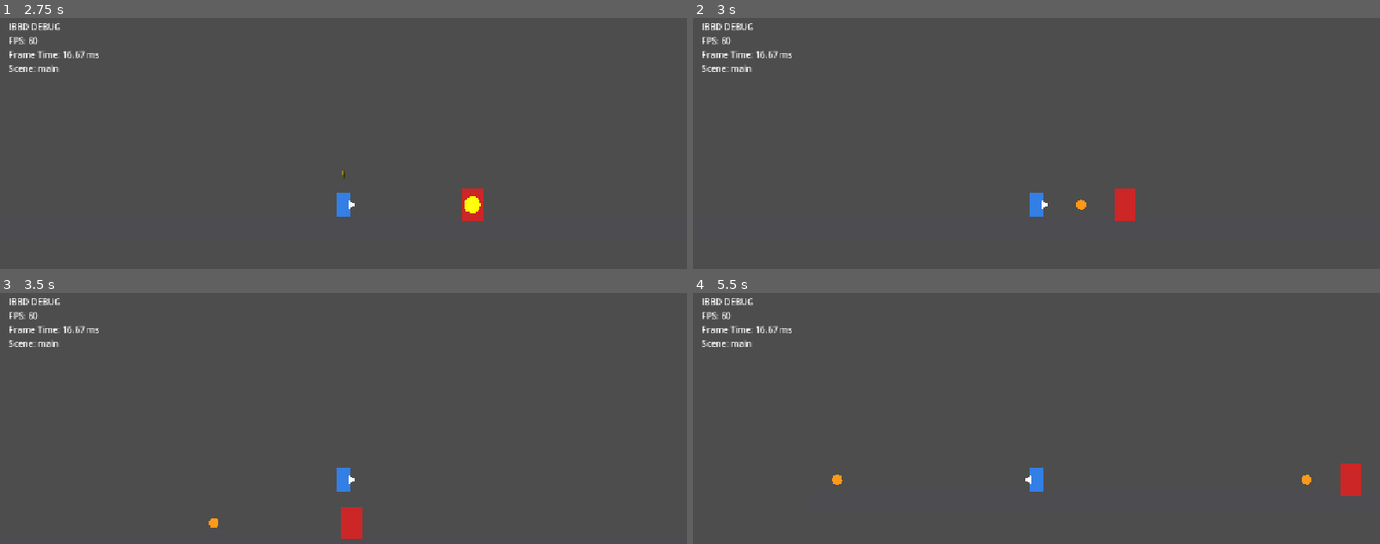
Above: before the commit, frames 1-4 (two rows, left to right).
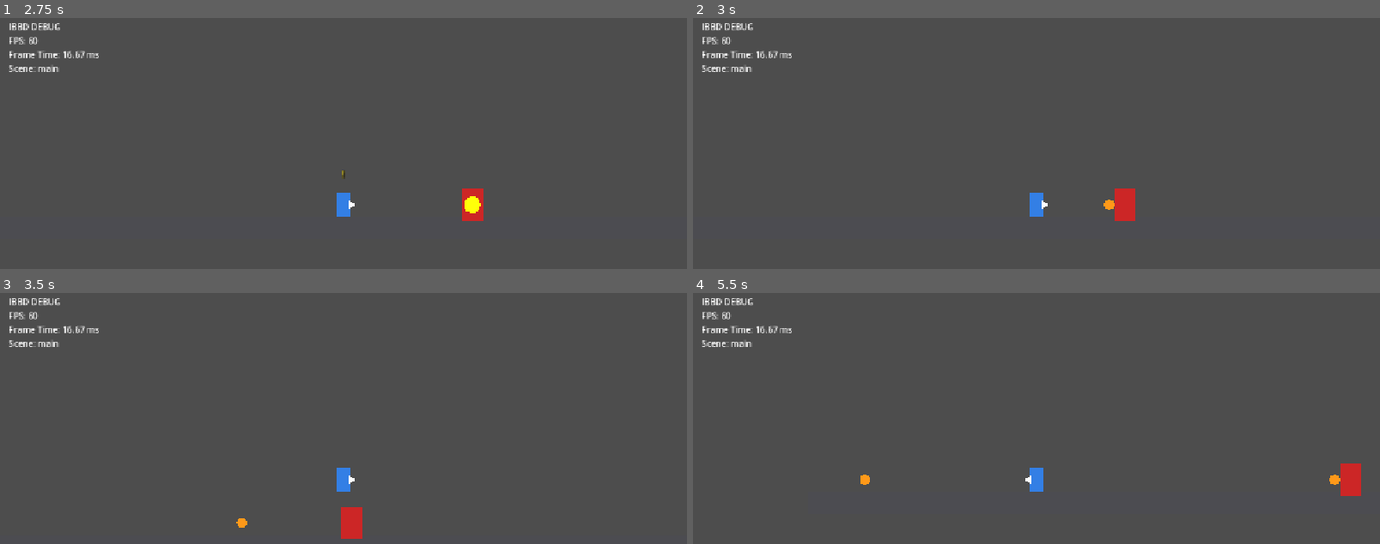
Above: after the commit, the same moments.

Repository: yunjeonghwan01-max/LongRunProject-Voider
Game: Godot game, scene res://_scenes/main.tscn
The game is run twice, just before and just after one commit, with the same random seed, the same clock (stepped at 60 frames per second) and the same inputs.
Inputs (mouse positions are in pixels of both pictures, inside the frame that each line leads up to):
- Up to frame 1 (2.75 s): tap Enter at 0.5 s; move the mouse to (494, 186) at 0.52 s; hold Right (player_move_right) 0.53-1.28 s; tap Z (attack, bound only after the commit) at 0.6, 1.55, 2.1 s; click (494, 186) at 0.67 s; tap Space (player_jump) at 0.77, 1.52 s; move the mouse to (206, 223) at 1.27 s; hold Left (player_move_left) 1.28-2.03 s; tap C (player_counter) at 1.35 s; move the mouse to (412, 120) at 2.02 s; hold Right (player_move_right) from 2.03 s (still down)
- Up to frame 2 (3 s): keep holding Right (player_move_right); move the mouse to (outside the picture) at 2.77 s; tap Z (attack, bound only after the commit) at 2.85 s; click (outside the picture) at 2.92 s
- Up to frame 3 (3.5 s): keep holding Right (player_move_right); tap Space (player_jump) at 3.02 s
- Up to frame 4 (5.5 s): move the mouse to (1242, 536) at 3.52 s; release Right (player_move_right) at 3.53 s; hold Left (player_move_left) from 3.53 s (still down); tap C (player_counter) at 3.6 s; tap Space (player_jump) at 3.77, 4.52 s; tap Z (attack, bound only after the commit) at 3.8, 4.35, 5.1 s; move the mouse to (830, 421) at 4.27 s; move the mouse to (1070, 478) at 5.02 s; click (1070, 478) at 5.17 s

Frame 1 is identical in both runs. In frame 2, 0.1% of the frame differs, in the area x 55-62%, y 72-77%; in frame 3, less than 0.1%; in frame 4, 0.2%, in the area x 20-95%, y 72-77%.

Commit message:
공격 기능 추가 및 카운터 난이도 조절 필요성 느낌 일단 윈도우 타임 0.25 - > 0.4

Diff:
--- a/_scenes/main.tscn
+++ b/_scenes/main.tscn
@@ -13,20 +13,20 @@
 
 [node name="game" type="Node2D" parent="." unique_id=1636911038]
 
-[node name="floor" type="StaticBody2D" parent="game"]
+[node name="floor" type="StaticBody2D" parent="game" unique_id=1889017907]
 position = Vector2(640, 680)
 
-[node name="collision_shape" type="CollisionShape2D" parent="game/floor"]
+[node name="collision_shape" type="CollisionShape2D" parent="game/floor" unique_id=2027320384]
 shape = SubResource("RectangleShape2D_floor")
 
-[node name="floor_visual" type="Polygon2D" parent="game/floor"]
+[node name="floor_visual" type="Polygon2D" parent="game/floor" unique_id=2113994879]
 color = Color(0.3, 0.3, 0.32, 1)
 polygon = PackedVector2Array(-1000, -20, 1000, -20, 1000, 20, -1000, 20)
 
-[node name="player" parent="game" instance=ExtResource("3_player")]
+[node name="player" parent="game" unique_id=371344911 instance=ExtResource("3_player")]
 position = Vector2(200, 636)
 
-[node name="test_enemy" parent="game" instance=ExtResource("4_enemy")]
+[node name="test_enemy" parent="game" unique_id=967971469 instance=ExtResource("4_enemy")]
 position = Vector2(650, 636)
 
 [node name="toolkit" parent="." unique_id=758752430 instance=ExtResource("2_x6rnu")]
--- a/project.godot
+++ b/project.godot
@@ -90,6 +90,11 @@
 "events": [Object(InputEventKey,"resource_local_to_scene":false,"resource_name":"","device":-1,"window_id":0,"alt_press …(191 unchanged characters)…
 ]
 }
+attack={
+"deadzone": 0.2,
+"events": [Object(InputEventKey,"resource_local_to_scene":false,"resource_name":"","device":-1,"window_id":0,"alt_pressed":false,"shift_pressed":false,"ctrl_pressed":false,"meta_pressed":false,"pressed":false,"keycode":0,"physical_keycode":90,"key_label":0,"unicode":90,"location":0,"echo":false,"script":null)
+]
+}
 
 [physics]
 
--- a/prototypes/combat_test/test_enemy.gd
+++ b/prototypes/combat_test/test_enemy.gd
@@ -7,14 +7,29 @@
 
 @export var attack_interval: float = 2.5
 @export var facing_direction: Vector2 = Vector2.LEFT
+@export var max_health: int = 3
+
+var health: int
 
 @onready var _attack_timer: Timer = $attack_timer
 
 
 func _ready() -> void:
+	health = max_health
 	_attack_timer.wait_time = attack_interval
 	_attack_timer.timeout.connect(_on_attack_timer_timeout)
 	_attack_timer.start()
+
+
+## 플레이어 근접 공격 HitBox가 hurtbox에 닿았을 때 호출된다.
+## 별도의 체력 시스템이 없으므로 최소한의 health 감소 + 로그만 처리한다.
+func take_damage(amount: int, _source: Node) -> void:
+	health -= amount
+	print("[Enemy] %s took %d damage (health=%d/%d)" % [name, amount, health, max_health])
+
+	if health <= 0:
+		print("[Enemy] %s defeated" % name)
+		queue_free()
 
 
 func _on_attack_timer_timeout() -> void:
--- a/prototypes/combat_test/test_enemy.tscn
+++ b/prototypes/combat_test/test_enemy.tscn
@@ -1,13 +1,25 @@
-[gd_scene load_steps=2 format=3 uid="uid://bqk3m8x1lchw2"]
+[gd_scene format=3 uid="uid://bqk3m8x1lchw2"]
 
-[ext_resource type="Script" path="res://prototypes/combat_test/test_enemy.gd" id="1_enemy"]
+[ext_resource type="Script" uid="uid://ptkfln2kc6as" path="res://prototypes/combat_test/test_enemy.gd" id="1_enemy"]
 
-[node name="test_enemy" type="Node2D"]
+[sub_resource type="RectangleShape2D" id="RectangleShape2D_hurtbox"]
+size = Vector2(40, 60)
+
+[node name="test_enemy" type="Node2D" unique_id=52666884]
 script = ExtResource("1_enemy")
+max_health = 99
 
-[node name="body" type="Polygon2D" parent="."]
+[node name="body" type="Polygon2D" parent="." unique_id=460240324]
 color = Color(0.8, 0.15, 0.15, 1)
 polygon = PackedVector2Array(-20, -30, 20, -30, 20, 30, -20, 30)
 
-[node name="attack_timer" type="Timer" parent="."]
+[node name="hurtbox" type="Area2D" parent="." unique_id=1131159925]
+collision_layer = 8
+collision_mask = 0
+monitoring = false
+
+[node name="collision_shape" type="CollisionShape2D" parent="hurtbox" unique_id=1977334621]
+shape = SubResource("RectangleShape2D_hurtbox")
+
+[node name="attack_timer" type="Timer" parent="." unique_id=914661955]
 wait_time = 2.5
--- a/systems/combat/attack.gd
+++ b/systems/combat/attack.gd
@@ -6,7 +6,7 @@
 
 @export var attack_type: String = "generic"
 @export var counterable: bool = false
-@export var counter_window_duration: float = 0.25
+@export var counter_window_duration: float = 0.4
 
 var attacker: Node = null
 var counter_window_open: bool = false
--- a/systems/player/player.gd
+++ b/systems/player/player.gd
@@ -8,18 +8,35 @@
 @export var gravity: float = 1100.0
 @export var counter_recovery_duration: float = 0.3
 
+@export_group("Basic Attack")
+@export var attack_startup_duration: float = 0.08
+@export var attack_active_duration: float = 0.12
+@export var attack_recovery_duration: float = 0.25
+@export var attack_damage: int = 1
+@export var attack_hitbox_offset: float = 28.0
+@export var attack_move_speed_scale: float = 1.0
+
 var facing_direction: int = 1
 
 var active_counter_target: Attack = null
 var is_in_counter_recovery: bool = false
 var _counter_recovery_elapsed: float = 0.0
 
+var is_attacking: bool = false
+var can_attack: bool = true
+var _attack_hit_targets: Array = []
+
 @onready var _visual: Node2D = $visual
 @onready var _status_label: Label = $status_label
+@onready var _attack_hitbox: Area2D = $attack_hitbox
+@onready var _attack_hitbox_shape: CollisionShape2D = $attack_hitbox/collision_shape
 
 
 func _ready() -> void:
 	add_to_group("player")
+	_update_attack_hitbox_position()
+	if _attack_hitbox:
+		_attack_hitbox.area_entered.connect(_on_attack_hitbox_area_entered)
 
 
 func _physics_process(delta: float) -> void:
@@ -30,11 +47,14 @@
 		velocity.y = jump_velocity
 
 	var direction := Input.get_axis("player_move_left", "player_move_right")
+	var move_speed := speed
+	if is_attacking:
+		move_speed *= attack_move_speed_scale
 	if direction != 0.0:
-		velocity.x = direction * speed
+		velocity.x = direction * move_speed
 		_set_facing_direction(int(sign(direction)))
 	else:
-		velocity.x = move_toward(velocity.x, 0.0, speed)
+		velocity.x = move_toward(velocity.x, 0.0, move_speed)
 
 	move_and_slide()
 
@@ -43,8 +63,12 @@
 		if _counter_recovery_elapsed >= counter_recovery_duration:
 			is_in_counter_recovery = false
 
+	# 공격 중에도 카운터 입력은 항상 허용한다 (공격/카운터 로직은 서로 독립적으로 유지).
 	if Input.is_action_just_pressed("player_counter"):
 		_try_counter()
+
+	if Input.is_action_just_pressed("attack") and can_attack and not is_attacking:
+		_start_attack()
 
 
 func _set_facing_direction(new_direction: int) -> void:
@@ -53,6 +77,14 @@
 	facing_direction = new_direction
 	if _visual:
 		_visual.scale.x = facing_direction
+	_update_attack_hitbox_position()
+
+
+## AttackHitBox는 플레이어 collision/visual scale과 독립적으로,
+## 바라보는 방향에 따라 자신의 position.x만 좌우로 반전한다.
+func _update_attack_hitbox_position() -> void:
+	if _attack_hitbox:
+		_attack_hitbox.position.x = attack_hitbox_offset * facing_direction
 
 
 ## Attack이 counter window를 여는 시점에 스스로를 등록한다.
@@ -93,6 +125,57 @@
 		_start_counter_recovery()
 
 
+## 근접 기본 공격 1타의 startup -> active -> recovery 흐름.
+## 카운터 시스템과 결합하지 않으며, 진행 중 취소 없이 끝까지 흐른다.
+func _start_attack() -> void:
+	is_attacking = true
+	can_attack = false
+	_attack_hit_targets.clear()
+	print("ATTACK START")
+
+	await get_tree().create_timer(attack_startup_duration).timeout
+	_activate_attack_hitbox()
+
+	await get_tree().create_timer(attack_active_duration).timeout
+	_deactivate_attack_hitbox()
+
+	await get_tree().create_timer(attack_recovery_duration).timeout
+	is_attacking = false
+	can_attack = true
+	print("ATTACK END")
+
+
+func _activate_attack_hitbox() -> void:
+	if not _attack_hitbox or not _attack_hitbox_shape:
+		return
+	_attack_hitbox.monitoring = true
+	_attack_hitbox_shape.disabled = false
+	print("ATTACK ACTIVE")
+
+
+func _deactivate_attack_hitbox() -> void:
+	if not _attack_hitbox or not _attack_hitbox_shape:
+		return
+	_attack_hitbox.monitoring = false
+	_attack_hitbox_shape.disabled = true
+
+
+## 한 번의 공격 active time 동안 같은 대상은 한 번만 타격한다.
+func _on_attack_hitbox_area_entered(area: Area2D) -> void:
+	var target := area.get_parent()
+	if target == null or target in _attack_hit_targets:
+		return
+
+	_attack_hit_targets.append(target)
+
+	print("PLAYER ATTACK HIT")
+	print("Target: %s" % target.name)
+	print("Damage: %d" % attack_damage)
+
+	if target.has_method("take_damage"):
+		target.take_damage(attack_damage, self)
+
+
 func _start_counter_recovery() -> void:
 	is_in_counter_recovery = true
 	_counter_recovery_elapsed = 0.0
--- a/systems/player/player.tscn
+++ b/systems/player/player.tscn
@@ -1,15 +1,29 @@
-[gd_scene load_steps=3 format=3 uid="uid://c8x2p7q4mvn6h"]
+[gd_scene load_steps=4 format=3 uid="uid://c8x2p7q4mvn6h"]
 
 [ext_resource type="Script" path="res://systems/player/player.gd" id="1_player"]
 
 [sub_resource type="RectangleShape2D" id="RectangleShape2D_body"]
 size = Vector2(24, 48)
 
+[sub_resource type="RectangleShape2D" id="RectangleShape2D_attack_hitbox"]
+size = Vector2(28, 20)
+
 [node name="player" type="CharacterBody2D"]
 script = ExtResource("1_player")
 
 [node name="collision_shape" type="CollisionShape2D" parent="."]
 shape = SubResource("RectangleShape2D_body")
+
+[node name="attack_hitbox" type="Area2D" parent="."]
+position = Vector2(28, 0)
+collision_layer = 4
+collision_mask = 8
+monitoring = false
+monitorable = false
+
+[node name="collision_shape" type="CollisionShape2D" parent="attack_hitbox"]
+shape = SubResource("RectangleShape2D_attack_hitbox")
+disabled = true
 
 [node name="visual" type="Node2D" parent="."]
 
Not shown: 1 places in _scenes/main.tscn that only renumber resources
